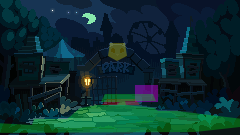
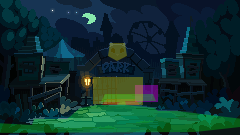
Layers edited between the first and the second 240 x 135 image:
added layer "Gate" (30%) in group "Hotspots" over (93, 77, 143, 105)
